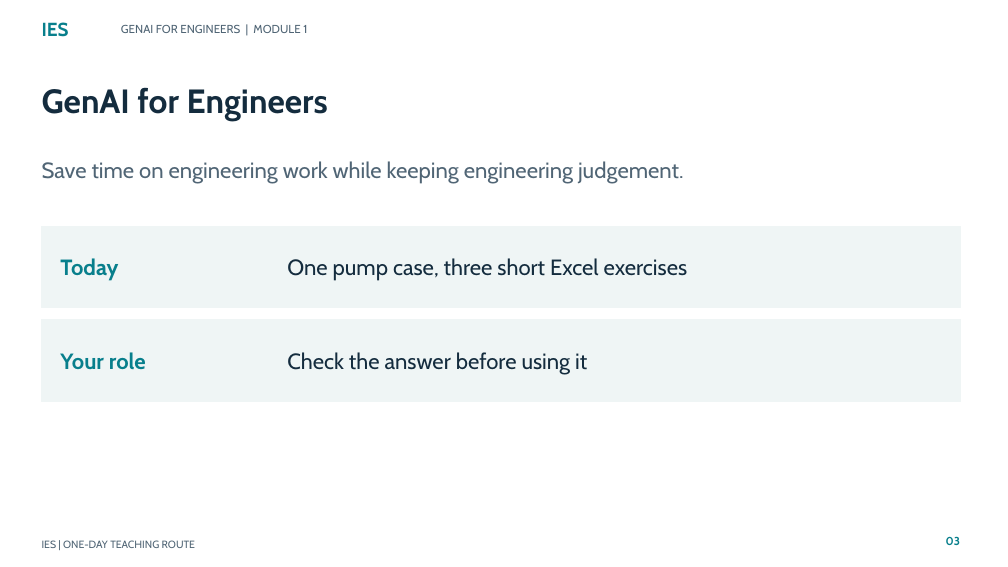
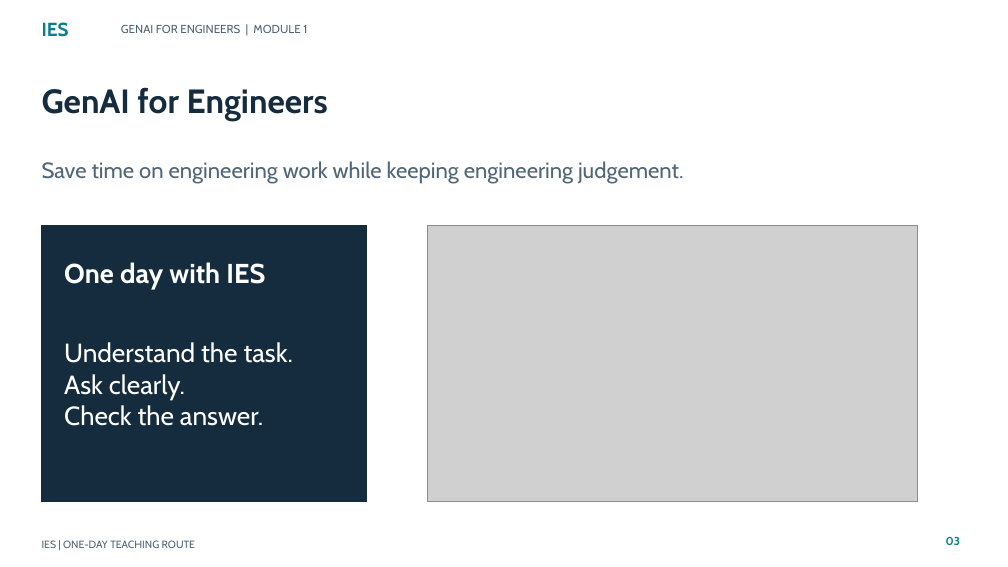
Before and after one commit to tertiarycourses/IES-GenAI-for-Engineers, a slide deck: slide 3 of courseware/Slides/IES-GenAI-for-Engineers.pptx. Drawn at 1008x567 pixels with LibreOffice and Linux fonts; fonts in the diff are those of the drawing; grey boxes stand for pictures. Boxes give left, top, right and bottom in pixels: in the first picture for what was removed or moved away, otherwise in the second. Text is boxed around its words. In the diff, an @@ line names an element or a change of style, - is before the commit and + after.

```diff
--- a/courseware/Slides/IES-GenAI-for-Engineers.pptx
+++ b/courseware/Slides/IES-GenAI-for-Engineers.pptx
@@ rectangle removed at <box>42,226,960,308</box> @@
@@ rectangle added at <box>42,225,367,501</box>, fill #142C3E, outline #142C3E 1 pt @@
@@ picture added at <box>427,225,918,501</box> @@
@@ text removed at <box>60,258,118,281</box> @@
-Today
@@ text added at <box>64,262,265,289</box>, 26 pt, text #FFFFFF, bold @@
+One day with IES
@@ text removed at <box>287,258,688,281</box> @@
-One pump case, three short Excel exercises
@@ rectangle removed at <box>42,320,960,402</box> @@
@@ text removed at <box>60,352,146,370</box> @@
-Your role
@@ text added at <box>64,342,293,426</box>, 25 pt, text #FFFFFF @@
+Understand the task.
+Ask clearly.
+Check the answer.
@@ text removed at <box>287,352,587,375</box> @@
-Check the answer before using it
```
Also in this commit, not shown: 131 other slides changed, 1 other file.
